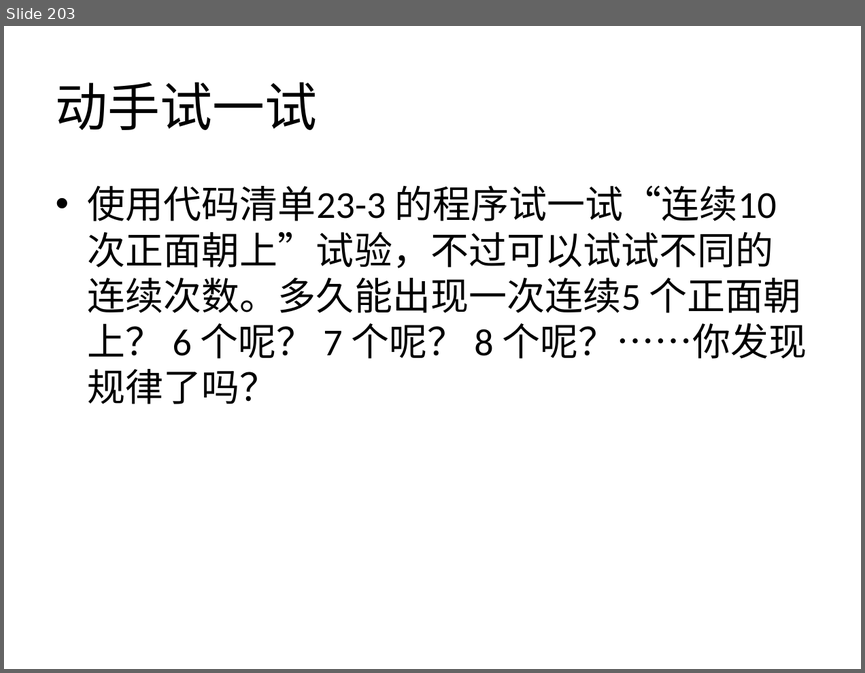
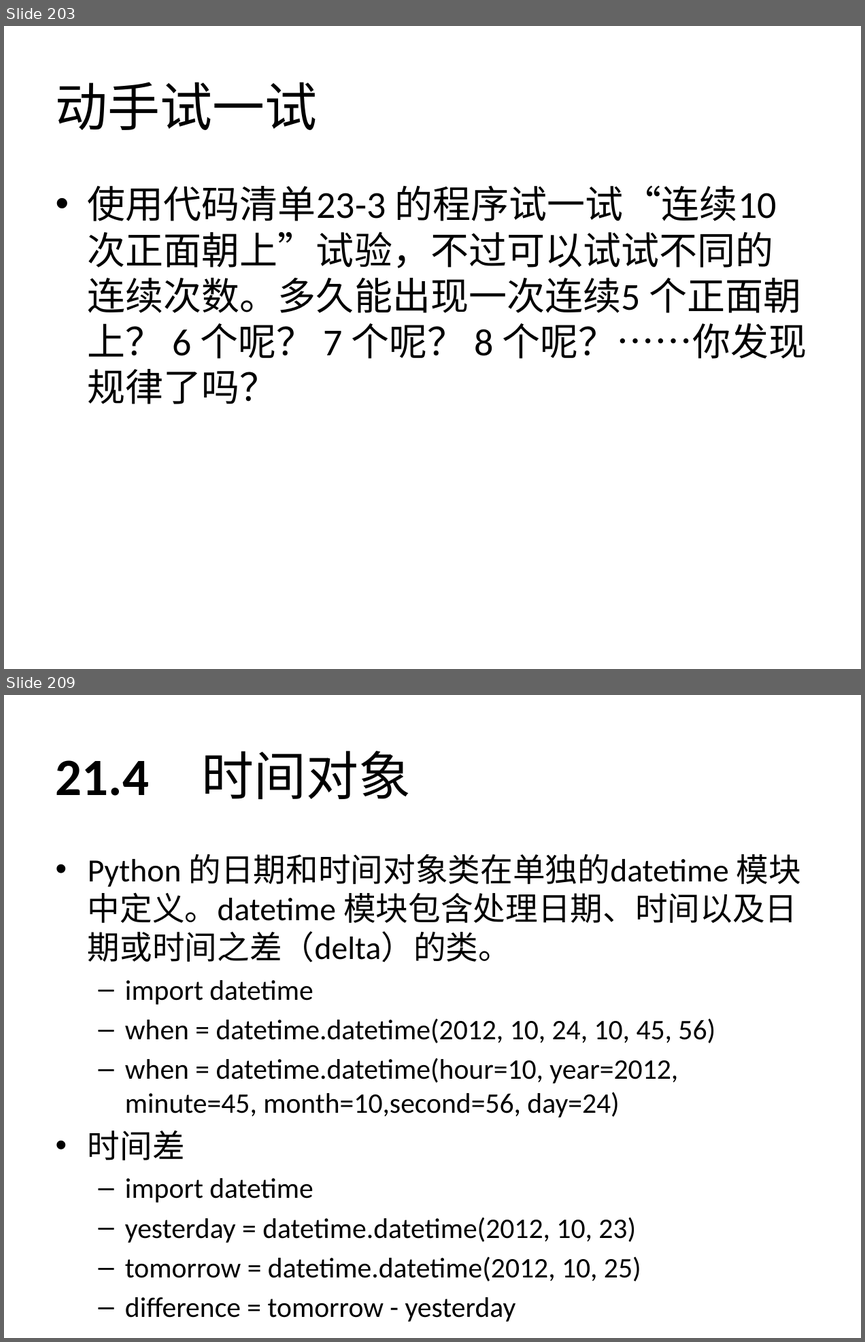
Before and after one commit to zhinan18/Python3, a slide deck: readme/Python3.pptx. Shown one above the other, each under a label of ours: slide 203 before the commit, slides 203 and 209 after it; the slides between them are not shown. The pictures are 865x673 and 865x1342 pixels, drawn with LibreOffice and Linux fonts; fonts in the diff are those of the drawing. Boxes give left, top, right and bottom in pixels: in the first picture for what was removed or moved away, otherwise in the second. Text is boxed around its words. In the diff, an @@ line names an element or a change of style, - is before the commit and + after.

```diff
--- a/readme/Python3.pptx
+++ b/readme/Python3.pptx
@@ slide 209 added at box(4, 695, 861, 1338), background #FFFFFF @@
@@ title added at box(56, 751, 411, 799), 44 pt, text #000000, bold @@
+21.4 时间对象
@@ text added at box(88, 854, 801, 1281), 23.8 pt, text #000000 @@
+• Python 的日期和时间对象类在单独的datetime 模块中定义。datetime 模块包含处理日期、时间以及日期或时间之差（delta）的类。
+  – import datetime
+  – when = datetime.datetime(2012, 10, 24, 10, 45, 56)
+  – when = datetime.datetime(hour=10, year=2012, minute=45, month=10,second=56, day=24)
+• 时间差
+  – import datetime
+  – yesterday = datetime.datetime(2012, 10, 23)
+  – tomorrow = datetime.datetime(2012, 10, 25)
+  – difference = tomorrow - yesterday
```
Also in this commit, not shown: 16 other slides added, 2 other files.
